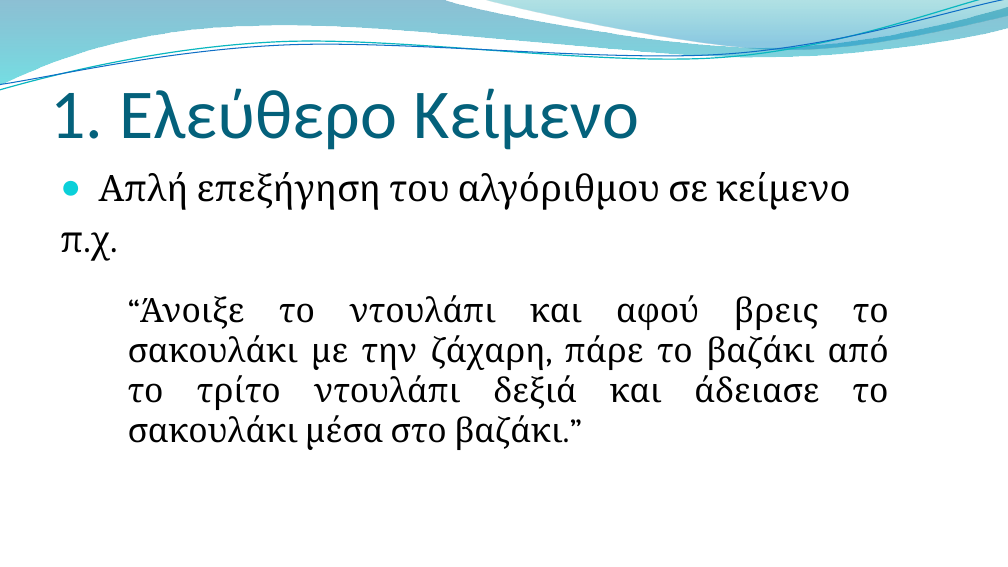
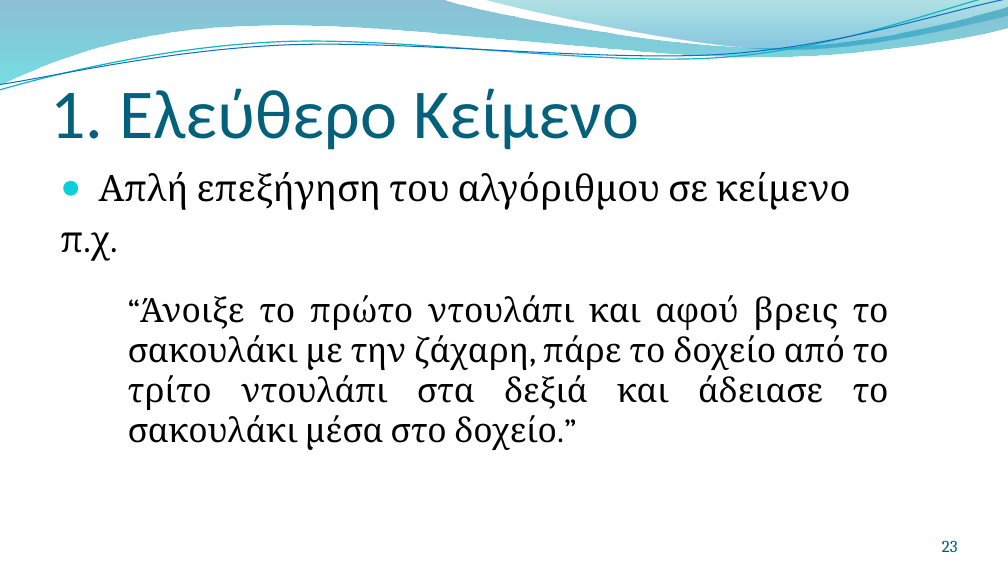
Before and after one commit to PyLamGR/PyLam-Edu, a slide deck: slide 23 of Workshops/25.11.2017 - Python. The Basics - Volume 1 -/Presentations/PowerPoint/1. Εισαγωγικα.pptx (slide 22 before the commit). Drawn at 1008x567 pixels with LibreOffice and Linux fonts; fonts in the diff are those of the drawing; background and template pictures are left out. Boxes give left, top, right and bottom in pixels: in the first picture for what was removed or moved away, otherwise in the second. Text is boxed around its words. In the diff, an @@ line names an element or a change of style, - is before the commit and + after.

```diff
--- a/Workshops/25.11.2017 - Python. The Basics - Volume 1 -/Presentations/PowerPoint/1. Εισαγωγικα.pptx
+++ b/Workshops/25.11.2017 - Python. The Basics - Volume 1 -/Presentations/PowerPoint/1. Εισαγωγικα.pptx
@@ text at box(128, 295, 889, 450): text changed @@
-“Άνοιξε το ντουλάπι και αφού βρεις το σακουλάκι με την ζάχαρη, πάρε το βαζάκι από το τρίτο ντουλάπι δεξιά και άδειασε το σακουλάκι μέσα στο βαζάκι.”
+“Άνοιξε το πρώτο ντουλάπι και αφού βρεις το σακουλάκι με την ζάχαρη, πάρε το δοχείο από το τρίτο ντουλάπι στα δεξιά και άδειασε το σακουλάκι μέσα στο δοχείο.”
@@ page number added at box(942, 540, 958, 552), 12 pt, text #045D75 @@
+23
```
Also in this commit, not shown: 27 other slides changed, 1 slide added, 1 slide removed, 5 other files.
